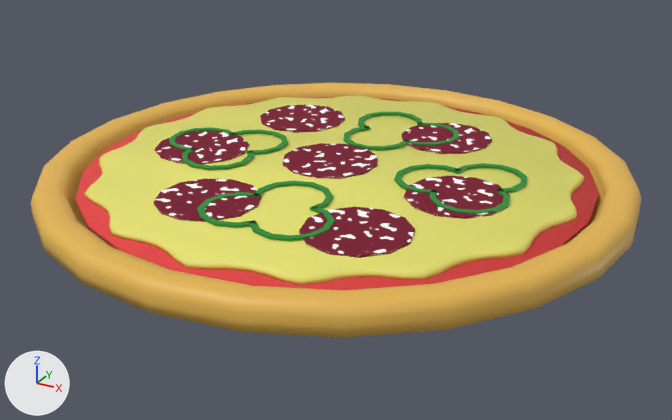
Two versions of the Blender file packages/frontend/assets/room/objects/pizza/pizza.blend, one commit apart.
Camera for both pictures: a 50 mm lens placed at (0.344, -0.625, 0.29), pointed at (0.006, -0.011, -0.017). The axes (+X, +Y, +Z) are drawn at lower left. The lights are the same throughout. The older version comes first.

Script lines for the objects in view, before the commit:
```python
ob_salami_1 = bpy.data.objects.new('salami.1', me_円_022)
ob_salami_1.location = (0.0542, 0.1028, 0.0175)
ob_salami_1.rotation_euler = (0.0, 0.0, -0.771)  # degrees (0, 0, -44)
ob_salami_2 = bpy.data.objects.new('salami.2', me_円_023)
ob_salami_2.location = (-0.0854, 0.0899, 0.0175)
ob_salami_2.rotation_euler = (0.0, 0.0, -0.654)  # degrees (0, 0, -37)
ob_salami_3 = bpy.data.objects.new('salami.3', me_円_024)
ob_salami_3.location = (-0.1196, -0.0204, 0.0175)
ob_salami_3.rotation_euler = (0.0, 0.0, -0.905)  # degrees (0, 0, -52)
ob_salami_4 = bpy.data.objects.new('salami.4', me_円_025)
ob_salami_4.location = (-0.0478, -0.1108, 0.0175)
ob_salami_4.rotation_euler = (0.0, 0.0, 0.684)  # degrees (0, 0, 39)
ob_salami_5 = bpy.data.objects.new('salami.5', me_円_026)
ob_salami_5.location = (0.0755, -0.1069, 0.0175)
ob_salami_6 = bpy.data.objects.new('salami.6', me_円_027)
ob_salami_6.location = (0.1123, -0.0162, 0.0175)
ob_salami_7 = bpy.data.objects.new('salami.7', me_円_028)
ob_salami_7.location = (-0.008, 0.0046, 0.0175)
ob_salami_7.rotation_euler = (0.0, 0.0, -1.891)  # degrees (0, 0, -108)
ob_tomatosauce = bpy.data.objects.new('tomatosauce', me_円_002)
ob_tomatosauce.location = (0.0, 0.0, 0.0031)
ob_tomatosauce.scale = (0.975, 0.975, 0.975)
# also in view: 'bellpepper.4' at (0.006, -0.098, 0.017); 'cheese' at (-0.001, 0.0, 0.015); 'bellpepper.3' at (0.014, 0.093, 0.018); 'pizza' at (0.0, 0.0, 0.01); 'bellpepper.1' at (-0.108, -0.012, 0.017)
```
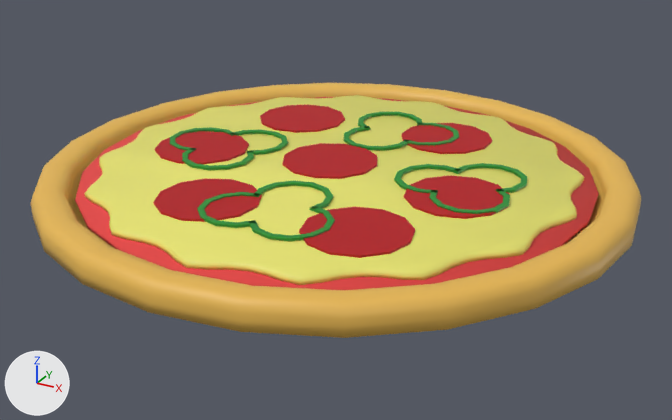
Where the change shows, as pixel boxes (x1, y1, x2, y2) in the pictures (672 x 420 px):
```json
{"object": "salami.5", "change": "recoloured", "before": [299, 207, 415, 258], "after": [299, 207, 415, 258]}
{"object": "salami.4", "change": "recoloured", "before": [154, 178, 262, 222], "after": [154, 178, 262, 222]}
{"object": "salami.6", "change": "recoloured", "before": [404, 176, 510, 219], "after": [404, 176, 510, 219]}
{"object": "salami.7", "change": "recoloured", "before": [283, 143, 377, 179], "after": [283, 143, 377, 179]}
{"object": "salami.3", "change": "recoloured", "before": [155, 131, 249, 164], "after": [155, 131, 249, 164]}
{"object": "salami.1", "change": "recoloured", "before": [402, 123, 492, 154], "after": [402, 123, 492, 154]}
{"object": "salami.2", "change": "recoloured", "before": [260, 105, 345, 133], "after": [260, 105, 345, 133]}
```

The change, as JSON lines over the scene's bpy script:
```json
{"op": "add", "block": "mat_material", "code": ["mat_material = principled_material('Material')", "mat_material.base_color = (0.456, 0.0, 0.00456)  # red #b4000e", "mat_material.roughness = 0.6"]}
{"block": "me_円_022", "where": "me_円_022.from_pydata(...)  # 24 vertices, 14 faces; spans x -0.04..0.04, y -0.04..0.04, z 0.0..0.0018"}
{"op": "remove", "block": "me_円_022", "code": "me_円_022.materials.append(mat_マテリアル_002)"}
{"op": "add", "block": "me_円_022", "code": "me_円_022.materials.append(mat_material)  # red #b4000e"}
{"block": "me_円_023", "where": "me_円_023.from_pydata(...)  # 24 vertices, 14 faces; spans x -0.04..0.04, y -0.04..0.04, z 0.0..0.0018"}
{"op": "remove", "block": "me_円_023", "code": "me_円_023.materials.append(mat_マテリアル_002)"}
{"op": "add", "block": "me_円_023", "code": "me_円_023.materials.append(mat_material)  # red #b4000e"}
{"block": "me_円_024", "where": "me_円_024.from_pydata(...)  # 24 vertices, 14 faces; spans x -0.04..0.04, y -0.04..0.04, z 0.0..0.0018"}
{"op": "remove", "block": "me_円_024", "code": "me_円_024.materials.append(mat_マテリアル_002)"}
{"op": "add", "block": "me_円_024", "code": "me_円_024.materials.append(mat_material)  # red #b4000e"}
{"block": "me_円_025", "where": "me_円_025.from_pydata(...)  # 24 vertices, 14 faces; spans x -0.04..0.04, y -0.04..0.04, z 0.0..0.0018"}
{"op": "remove", "block": "me_円_025", "code": "me_円_025.materials.append(mat_マテリアル_002)"}
{"op": "add", "block": "me_円_025", "code": "me_円_025.materials.append(mat_material)  # red #b4000e"}
{"block": "me_円_026", "where": "me_円_026.from_pydata(...)  # 24 vertices, 14 faces; spans x -0.04..0.04, y -0.04..0.04, z 0.0..0.0018"}
{"op": "remove", "block": "me_円_026", "code": "me_円_026.materials.append(mat_マテリアル_002)"}
{"op": "add", "block": "me_円_026", "code": "me_円_026.materials.append(mat_material)  # red #b4000e"}
{"block": "me_円_027", "where": "me_円_027.from_pydata(...)  # 24 vertices, 14 faces; spans x -0.04..0.04, y -0.04..0.04, z 0.0..0.0018"}
{"op": "remove", "block": "me_円_027", "code": "me_円_027.materials.append(mat_マテリアル_002)"}
{"op": "add", "block": "me_円_027", "code": "me_円_027.materials.append(mat_material)  # red #b4000e"}
{"block": "me_円_028", "where": "me_円_028.from_pydata(...)  # 24 vertices, 14 faces; spans x -0.04..0.04, y -0.04..0.04, z 0.0..0.0018"}
{"op": "remove", "block": "me_円_028", "code": "me_円_028.materials.append(mat_マテリアル_002)"}
{"op": "add", "block": "me_円_028", "code": "me_円_028.materials.append(mat_material)  # red #b4000e"}
```
